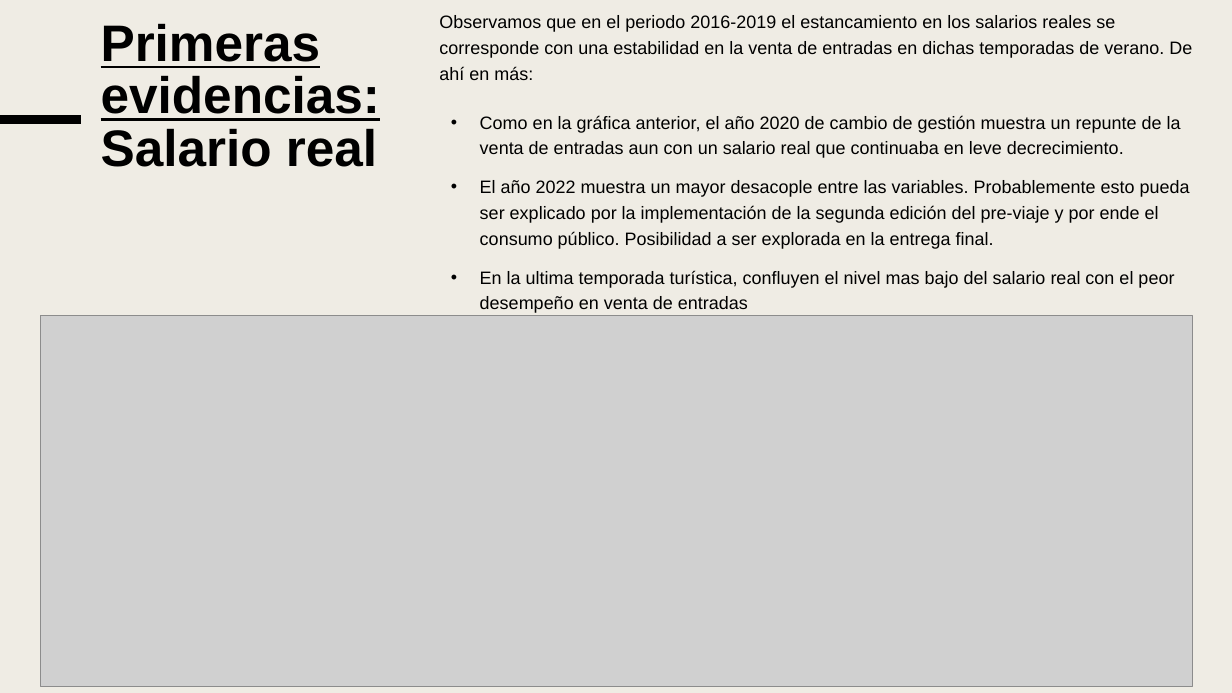
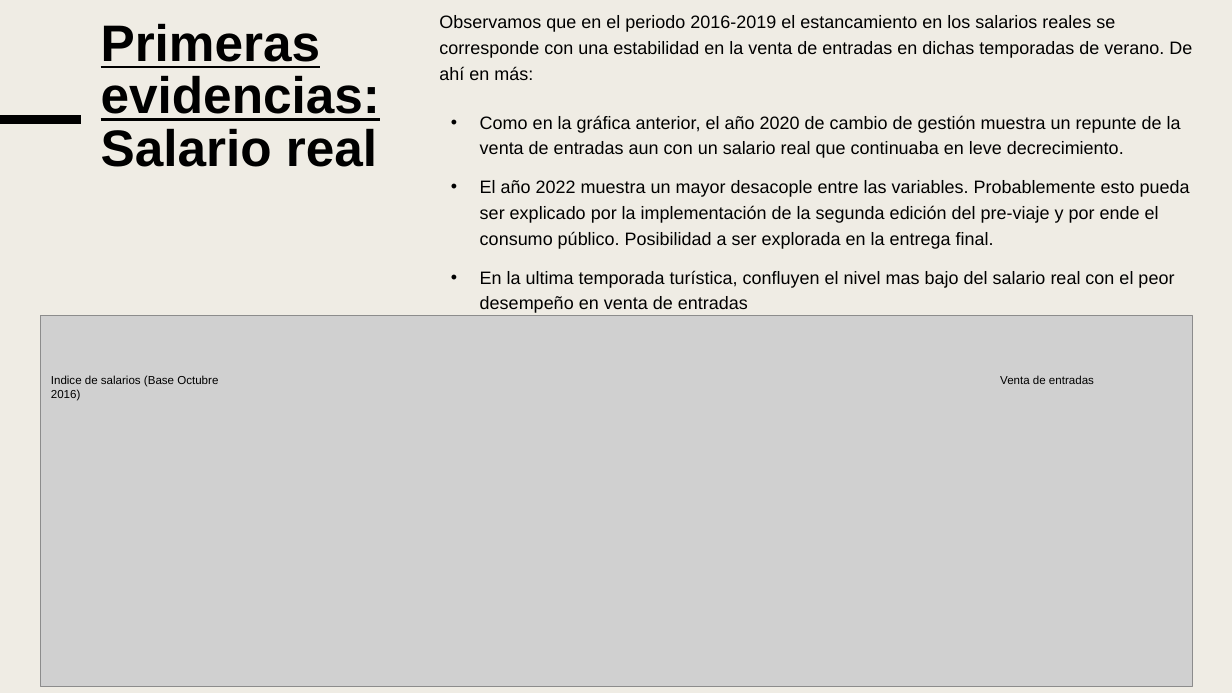
Before and after one commit to miller862/TERMAS-FEDERACION, a slide deck: slide 5 of Presentacion termas.pptx. Drawn at 1232x693 pixels with LibreOffice and Linux fonts; fonts in the diff are those of the drawing; grey boxes stand for pictures. Boxes give left, top, right and bottom in pixels: in the first picture for what was removed or moved away, otherwise in the second. Text is boxed around its words. In the diff, an @@ line names an element or a change of style, - is before the commit and + after.

```diff
--- a/Presentacion termas.pptx
+++ b/Presentacion termas.pptx
@@ text added at <box>51,375,218,401</box>, 9 pt, text #000000 @@
+Indice de salarios (Base Octubre 2016)
@@ text added at <box>1000,375,1094,384</box>, 9 pt, text #000000 @@
+Venta de entradas
```
Also in this commit, not shown: 1 other slide changed, 1 other file.
